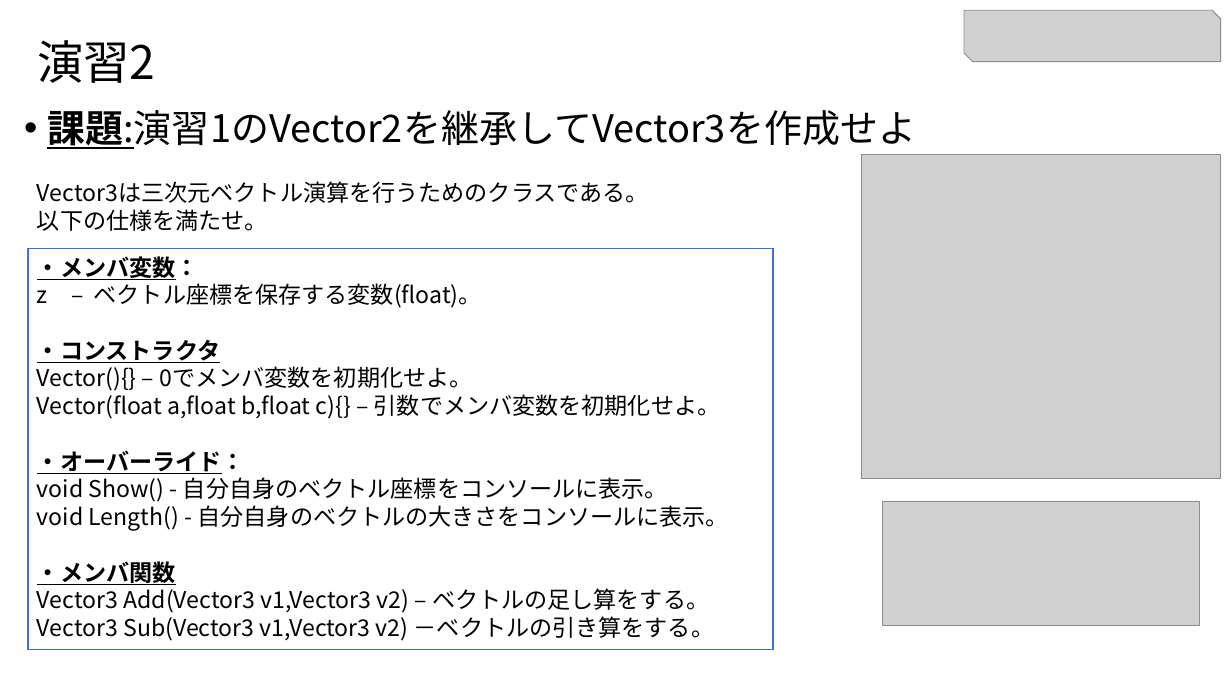
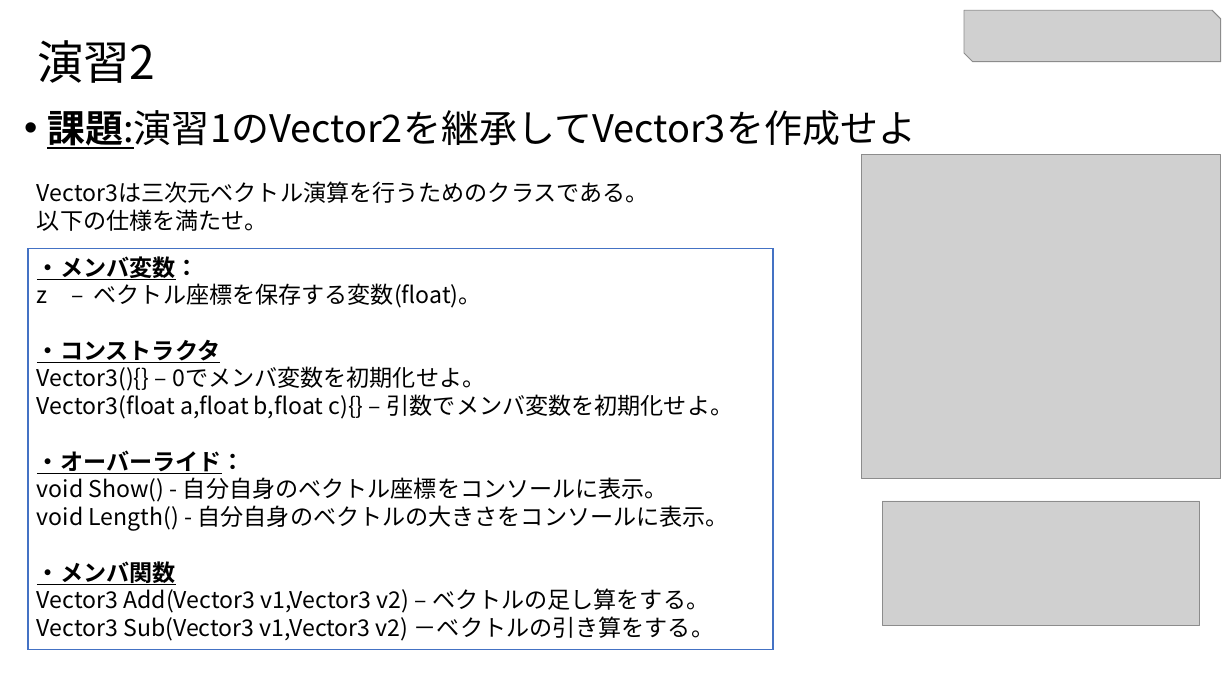
Before and after one commit to kaneganai/GameEngine1, a slide deck: slide 14 of 1.csEntry/Ge1_8_コンストラクタと継承.pptx. Drawn at 1232x693 pixels with LibreOffice and Linux fonts; fonts in the diff are those of the drawing; grey boxes stand for pictures. Boxes give left, top, right and bottom in pixels: in the first picture for what was removed or moved away, otherwise in the second. Text is boxed around its words. In the diff, an @@ line names an element or a change of style, - is before the commit and + after.

```diff
--- a/1.csEntry/Ge1_8_コンストラクタと継承.pptx
+++ b/1.csEntry/Ge1_8_コンストラクタと継承.pptx
@@ text in rectangle at (37,366,733,419): text changed @@
-Vector(){} – 0でメンバ変数を初期化せよ。
-Vector(float a,float b,float c){} – 引数でメンバ変数を初期化せよ。
+Vector3(){} – 0でメンバ変数を初期化せよ。
+Vector3(float a,float b,float c){} – 引数でメンバ変数を初期化せよ。
```
Also in this commit, not shown: 1 other slide changed.
